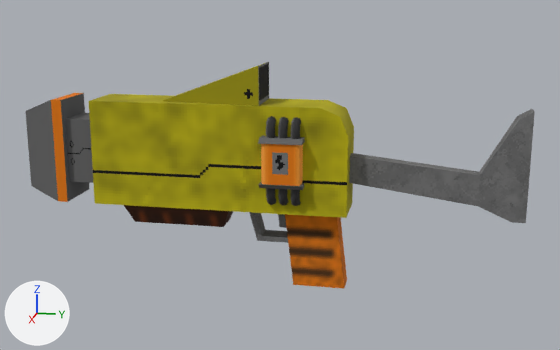
Renders of the glTF model player/guns/plama_condesator/plama_condesator.glb from each side of a commit.
Rendered twice from a 50 mm lens placed at (0.452, -0.166, 0.256), pointed at (-0.245, -0.305, 0.082). Lighting does not change. The marker at lower left points along +X, +Y and +Z. The first picture is the older version.
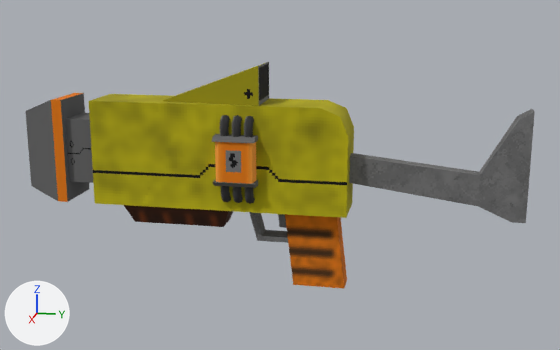
The change, as a list of edits to the scene's bpy script:
```text
Change ob_cube_002:
    ob_cube_002.location: (-0.25, -0.2898, 0.1) -> (-0.25, -0.3328, 0.1)
Change ob_cube_003:
    ob_cube_003.location: (-0.25, -0.2898, 0.1) -> (-0.25, -0.3328, 0.1)
Change ob_cube_004:
    ob_cube_004.location: (-0.25, -0.2898, 0.1) -> (-0.25, -0.3328, 0.1)
```

Boxes (x1, y1, x2, y2) around the edits, measured in the pictures (560 x 350 px):
'Cube.004', moved: before (261, 144, 303, 186); after (215, 142, 256, 184)
'Cube.003', moved: before (266, 116, 301, 206); after (220, 115, 255, 204)
'Cube.002', moved: before (258, 136, 305, 190); after (212, 134, 258, 188)
